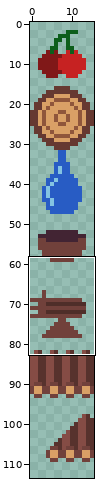
Two states of a sprite sheet, assets/item_sheet.png. Above, an overview of the earlier version with the close-up marked.
Close-up. Before the commit:
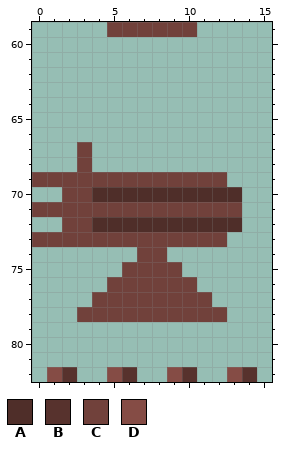
The file is 16x160 pixels. Colours within 5 levels of each other are drawn and written as one. Shown: x 0..15, y 59..82. The wide view leaves out empty margins.
Palette (. is transparent): A #4f2e29  B #57322d  C #71413b  D #854c45
Pixels before, first column x 0:
59 .....CCCCCC....
60 ...............
61 ...............
62 ...............
63 ...............
64 ...............
65 ...............
66 ...............
67 ...C...........
68 ...C...........
69 CCCCCCCCCCCCC..
70 ..CCAAAAAAAAAA.
71 CCCCCCCCCCCCCC.
72 ..CCAAAAAAAAAA.
73 CCCCCCCCCCCCC..
74 .......CC......
75 ......CCCC.....
76 .....CCCCCC....
77 ....CCCCCCCC...
78 ...CCCCCCCCCC..
79 ...............
80 ...............
81 ...............
82 .DB..DB..DB..DB
New version:
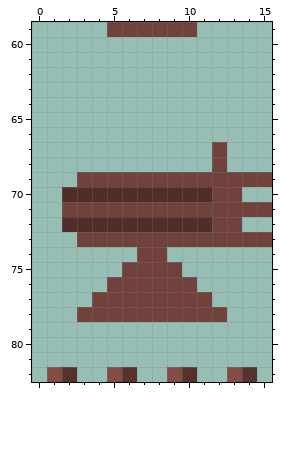
Author's note on the commit: Move machine item transfer to remove + transfer request event
From old to new:
{"y":67,"x":3,"old":"C","new":"."}
{"y":67,"x":12,"old":".","new":"C"}
{"y":68,"x":3,"old":"C","new":"."}
{"y":68,"x":12,"old":".","new":"C"}
{"y":69,"x":0,"old":"CCC","new":"..."}
{"y":69,"x":13,"old":"...","new":"CCC"}
{"y":70,"x":2,"old":"CC","new":"AA"}
{"y":70,"x":12,"old":"AA","new":"CC"}
{"y":71,"x":0,"old":"CC","new":".."}
{"y":71,"x":14,"old":"..","new":"CC"}
{"y":72,"x":2,"old":"CC","new":"AA"}
{"y":72,"x":12,"old":"AA","new":"CC"}
{"y":73,"x":0,"old":"CCC","new":"..."}
{"y":73,"x":13,"old":"...","new":"CCC"}
